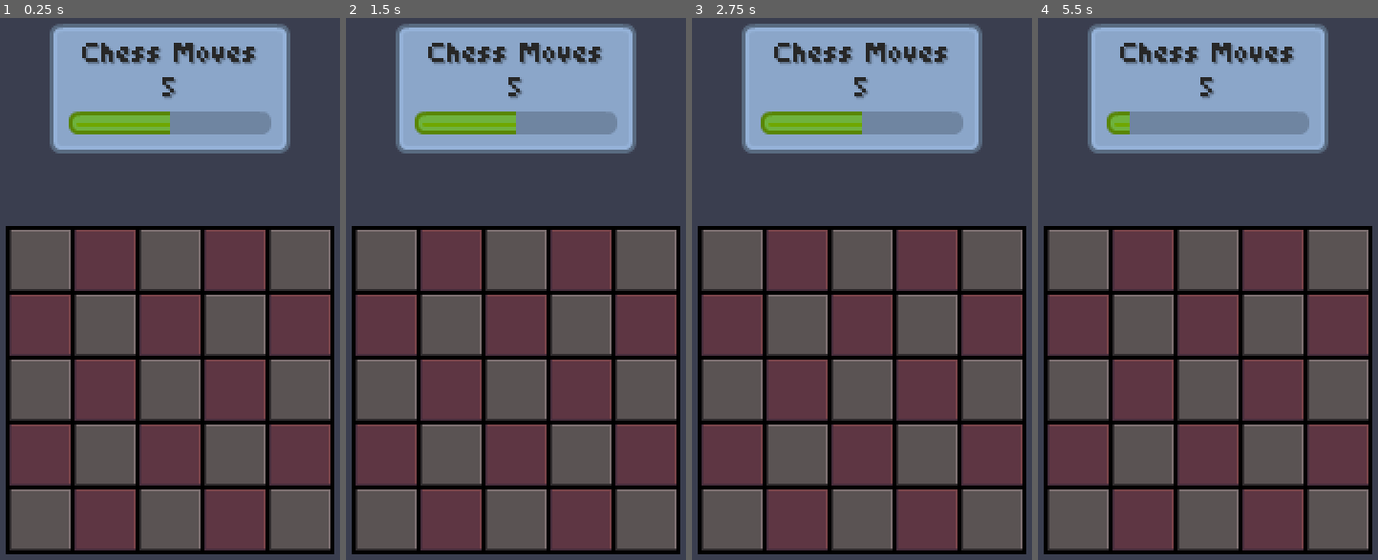
Above: before the commit, frames 1-4 (left to right).
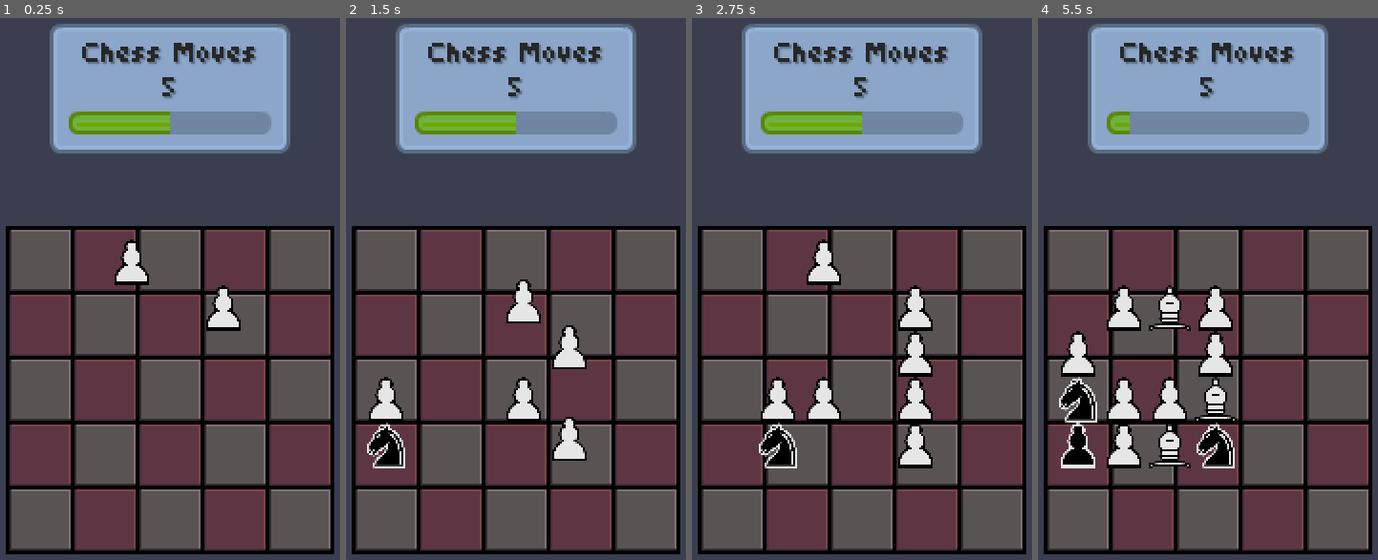
Above: after the commit, the same moments.

Repository: abaker-skudlarek/ChessTiles
Game: Godot game, scene res://Scenes/main.tscn
The game is run twice, just before and just after one commit, with the same random seed, the same clock (stepped at 60 frames per second) and the same inputs. The engine's default icon, where the game draws it, is replaced by a stand-in: a white triangle on a blue panel in a dark square.
Inputs (mouse positions are in pixels of both pictures, inside the frame that each line leads up to):
- Up to frame 1 (0.25 s): no input
- Up to frame 2 (1.5 s): tap Enter at 0.5 s; move the mouse to (590, 223) at 0.52 s; hold Right (slide_move_right) 0.53-1.28 s; click (590, 223) at 0.67 s; tap Space at 1.25 s; move the mouse to (448, 289) at 1.27 s; hold Down (slide_move_down) from 1.28 s (still down)
- Up to frame 3 (2.75 s): tap Enter at 2 s; move the mouse to (896, 120) at 2.02 s; release Down (slide_move_down) at 2.03 s; hold Right (slide_move_right) from 2.03 s (still down)
- Up to frame 4 (5.5 s): tap Space at 2.75, 4.25 s; move the mouse to (1191, 381) at 2.77 s; release Right (slide_move_right) at 2.78 s; hold Up (slide_move_up) 2.78-3.53 s; click (1191, 381) at 2.92 s; tap Enter at 3.5 s; move the mouse to (1310, 348) at 3.52 s; hold Left (slide_move_left) 3.53-5.03 s; move the mouse to (1106, 164) at 4.27 s; move the mouse to (1225, 256) at 5.02 s; hold Down (slide_move_down) from 5.03 s (still down); click (1225, 256) at 5.17 s

The runs differ from the first frame. In frame 1, 1.1% of the frame differs, in the area x 33-71%, y 40-58%; in frame 2, 3.3%; in frame 3, 4.4%; in frame 4, 6.9%, in the area x 6-59%, y 49-84%.

Commit message:
intermittent commit

Diff:
--- a/Scenes/Board/board.tscn
+++ b/Scenes/Board/board.tscn
@@ -1,10 +1,6 @@
-[gd_scene load_steps=3 format=3 uid="uid://6w14jlhqkap5"]
+[gd_scene load_steps=2 format=3 uid="uid://6w14jlhqkap5"]
 
 [ext_resource type="Script" path="res://Scripts/Game/board.gd" id="1_6gofn"]
-[ext_resource type="Texture2D" uid="uid://cyo2lc3x0meu2" path="res://Sprites/Board/board.png" id="1_pd0hm"]
 
-[node name="Board" type="Sprite2D"]
-texture_filter = 1
-position = Vector2(90, 230)
-texture = ExtResource("1_pd0hm")
+[node name="Board" type="Node"]
 script = ExtResource("1_6gofn")
--- a/Scenes/Pieces/Enemy/enemy_piece_base.tscn
+++ b/Scenes/Pieces/Enemy/enemy_piece_base.tscn
@@ -8,6 +8,7 @@
 size = Vector2(128, 128)
 
 [node name="Area2D" type="Area2D"]
+z_index = 10
 scale = Vector2(0.18, 0.18)
 script = ExtResource("1_dsfhh")
 
--- a/Scenes/Pieces/Player/player_piece_base.tscn
+++ b/Scenes/Pieces/Player/player_piece_base.tscn
@@ -8,6 +8,7 @@
 size = Vector2(128, 128)
 
 [node name="Area2D" type="Area2D"]
+z_index = 10
 scale = Vector2(0.18, 0.18)
 script = ExtResource("1_g7hxw")
 
--- a/Scenes/main.tscn
+++ b/Scenes/main.tscn
@@ -1,6 +1,7 @@
-[gd_scene load_steps=4 format=3 uid="uid://d6cphvklilml"]
+[gd_scene load_steps=5 format=3 uid="uid://d6cphvklilml"]
 
 [ext_resource type="PackedScene" uid="uid://mj0ipvmp8igw" path="res://Scenes/UI/hud.tscn" id="1_nm1hi"]
+[ext_resource type="Texture2D" uid="uid://cyo2lc3x0meu2" path="res://Sprites/Board/board.png" id="1_tkoqr"]
 [ext_resource type="PackedScene" uid="uid://6w14jlhqkap5" path="res://Scenes/Board/board.tscn" id="2_bpxrd"]
 [ext_resource type="PackedScene" uid="uid://de32mbaaspe1p" path="res://Scenes/UI/end_game_scorer_ui.tscn" id="3_xyjwr"]
 
@@ -13,6 +14,10 @@
 grow_horizontal = 2
 grow_vertical = 2
 color = Color(0.227451, 0.243137, 0.309804, 1)
+
+[node name="BoardBackground" type="Sprite2D" parent="."]
+position = Vector2(90, 230)
+texture = ExtResource("1_tkoqr")
 
 [node name="HUD" parent="." instance=ExtResource("1_nm1hi")]
 
